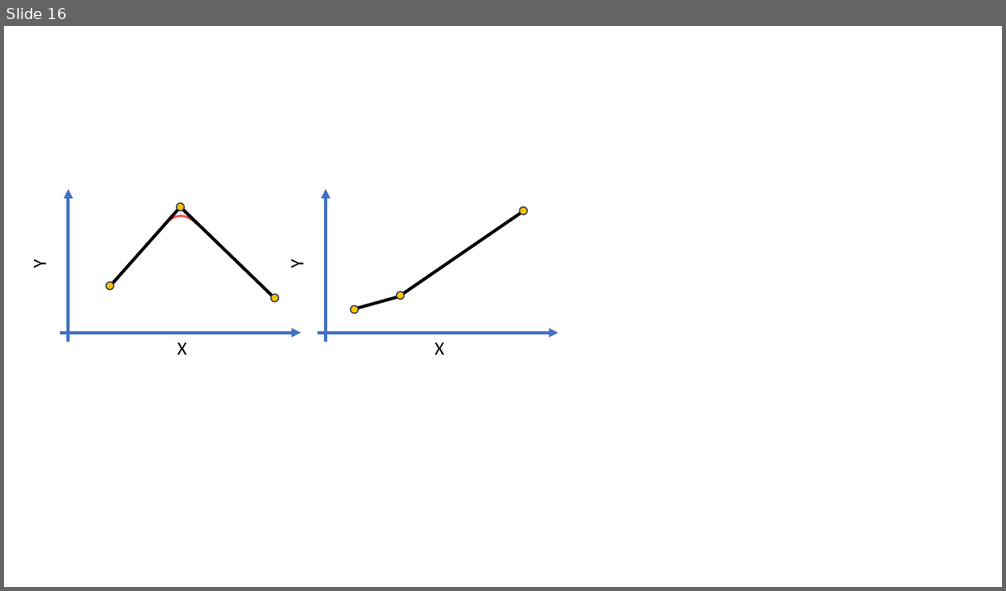
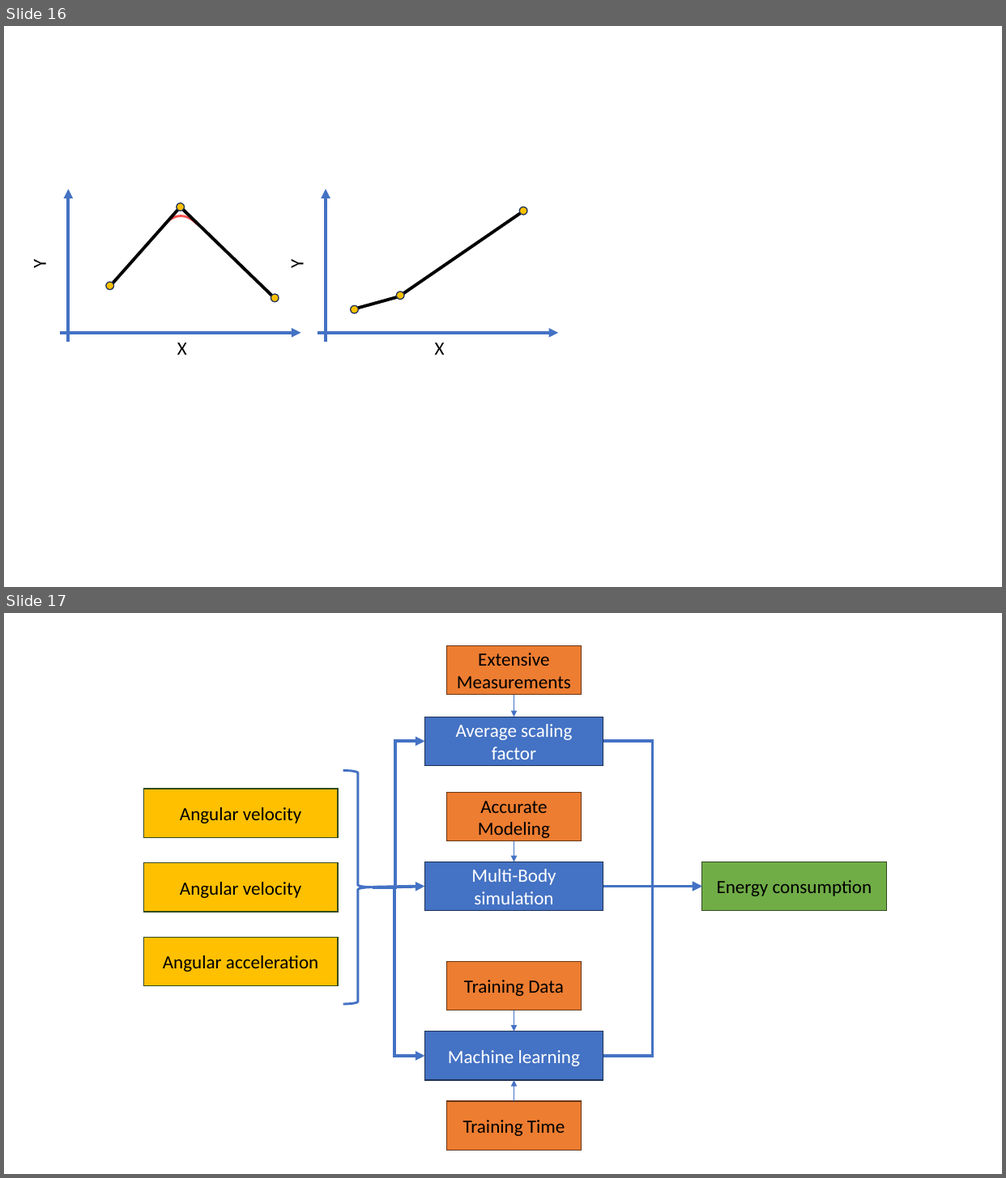
Before and after one commit to JanNalivaika/MASTERS-THESIS, a slide deck: Latex/figures/images.pptx. Shown one above the other, each under a label of ours: slide 16 before the commit, slides 16 and 17 after it. The pictures are 1006x591 and 1006x1178 pixels, drawn with LibreOffice and Linux fonts; fonts in the diff are those of the drawing. Boxes give left, top, right and bottom in pixels: in the first picture for what was removed or moved away, otherwise in the second. Text is boxed around its words. In the diff, an @@ line names an element or a change of style, - is before the commit and + after.

```diff
--- a/Latex/figures/images.pptx
+++ b/Latex/figures/images.pptx
@@ slide 17 added at [4, 613, 1002, 1174], background #FFFFFF @@
@@ rectangle added at [447, 645, 582, 694], fill #ED7D31, outline #683715 1 pt, 18 pt, text #000000 @@
+Extensive Measurements
@@ arrow added from (513, 695) to (513, 717), #4472C4 0.5 pt @@
@@ rectangle added at [424, 717, 603, 766], fill #4472C4, outline #1E3256 1 pt, 18 pt, text #FFFFFF @@
+Average scaling factor
@@ elbow arrow added from (373, 888) to (424, 741), #4472C4 3 pt @@
@@ elbow arrow added from (603, 741) to (701, 886), #4472C4 3 pt @@
@@ right brace added at [343, 771, 373, 1004], outline #4472C4 2.25 pt @@
@@ rectangle added at [144, 789, 339, 837], fill #FFC000, outline #314C1F 1 pt, 18 pt, text #000000 @@
+Angular velocity
@@ rectangle added at [447, 793, 582, 841], fill #ED7D31, outline #683715 1 pt, 18 pt, text #000000 @@
+Accurate Modeling
@@ arrow added from (513, 841) to (513, 862), #4472C4 0.5 pt @@
@@ rectangle added at [144, 863, 339, 912], fill #FFC000, outline #314C1F 1 pt, 18 pt, text #000000 @@
+Angular velocity
@@ rectangle added at [424, 862, 603, 911], fill #4472C4, outline #1E3256 1 pt, 18 pt, text #FFFFFF @@
+Multi-Body simulation
@@ rectangle added at [701, 862, 886, 911], fill #70AD47, outline #314C1F 1 pt, 18 pt, text #000000 @@
+Energy consumption
@@ arrow added from (373, 888) to (424, 886), #4472C4 3 pt @@
@@ elbow arrow added from (373, 888) to (424, 1056), #4472C4 3 pt @@
@@ arrow added from (603, 886) to (701, 886), #4472C4 3 pt @@
@@ elbow arrow added from (603, 1056) to (701, 886), #4472C4 3 pt @@
@@ rectangle added at [144, 937, 339, 986], fill #FFC000, outline #314C1F 1 pt, 18 pt, text #000000 @@
+Angular acceleration
@@ rectangle added at [447, 962, 582, 1011], fill #ED7D31, outline #683715 1 pt, 18 pt, text #000000 @@
+Training Data
@@ arrow added from (513, 1011) to (513, 1032), #4472C4 0.5 pt @@
@@ rectangle added at [424, 1032, 603, 1080], fill #4472C4, outline #1E3256 1 pt, 18 pt, text #FFFFFF @@
+Machine learning
@@ arrow added from (513, 1102) to (513, 1081), #4472C4 0.5 pt @@
@@ rectangle added at [447, 1102, 582, 1151], fill #ED7D31, outline #683715 1 pt, 18 pt, text #000000 @@
+Training Time
```
Also in this commit, not shown: 2 other slides added, 17 other files.
